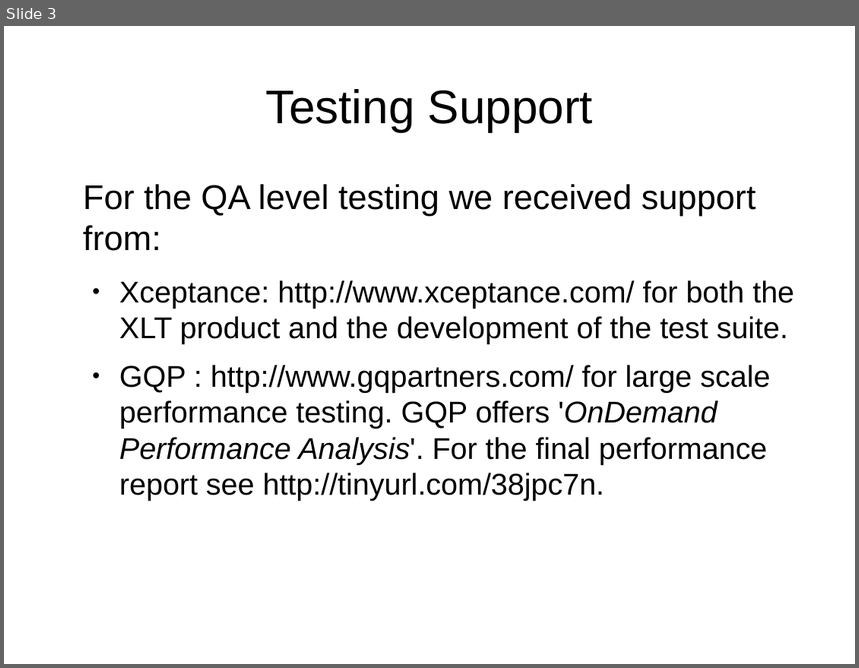
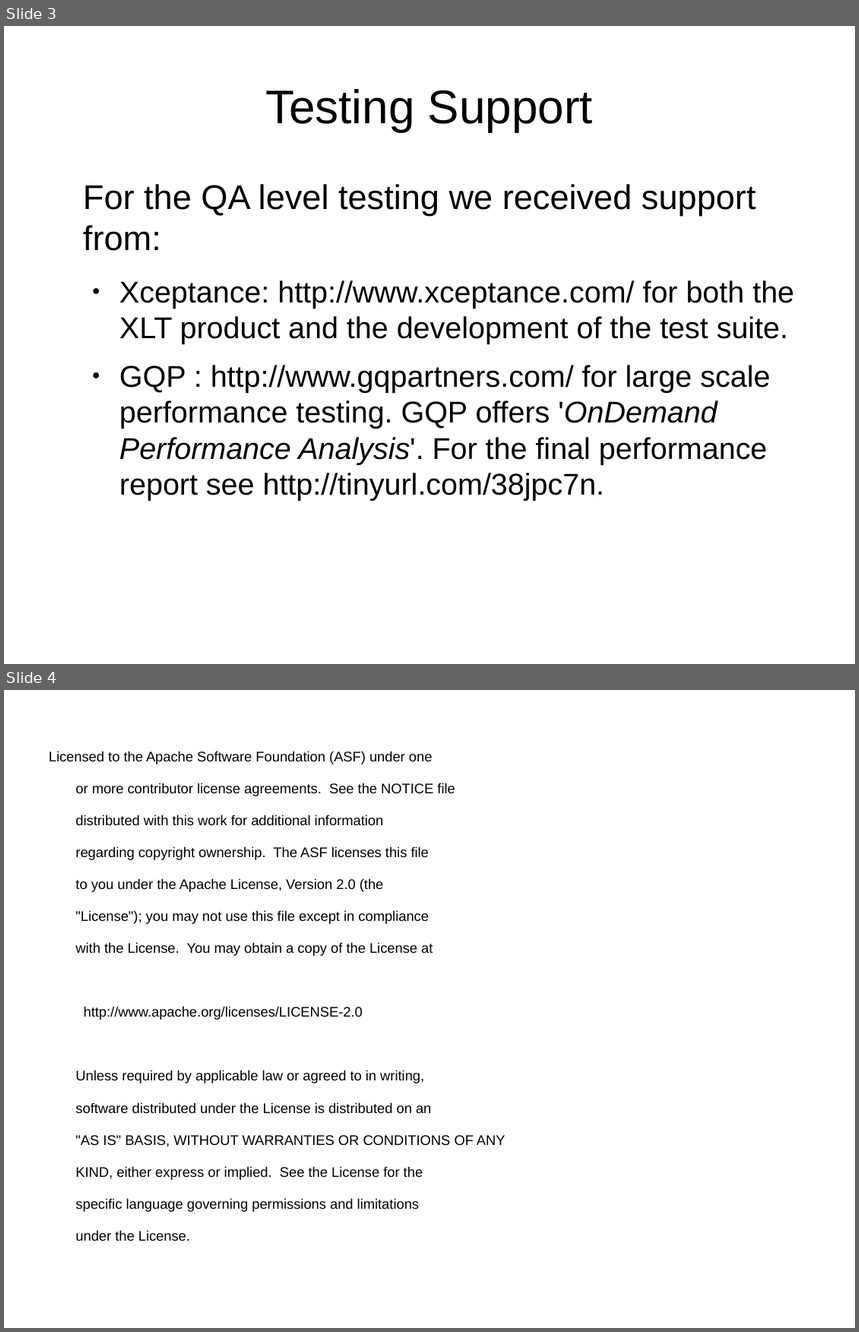
Before and after one commit to apache/juddi, a slide deck: qa/QATestingProcess.odp. Shown one above the other, each under a label of ours: slide 3 before the commit, slides 3 and 4 after it. The pictures are 859x668 and 859x1332 pixels, drawn with LibreOffice and Linux fonts; fonts in the diff are those of the drawing. Boxes give left, top, right and bottom in pixels: in the first picture for what was removed or moved away, otherwise in the second. Text is boxed around its words. In the diff, an @@ line names an element or a change of style, - is before the commit and + after.

Commit message:
JUDDI-502 adding license

```diff
--- a/qa/QATestingProcess.odp
+++ b/qa/QATestingProcess.odp
@@ slide 4 added at box(4, 690, 855, 1328), background #FFFFFF @@
@@ text added at box(49, 751, 506, 1241), 13 pt, text #000000 @@
+Licensed to the Apache Software Foundation (ASF) under one
+or more contributor license agreements. See the NOTICE file
+distributed with this work for additional information
+regarding copyright ownership. The ASF licenses this file
+to you under the Apache License, Version 2.0 (the
+"License"); you may not use this file except in compliance
+with the License. You may obtain a copy of the License at
+http://www.apache.org/licenses/LICENSE-2.0
+Unless required by applicable law or agreed to in writing,
+software distributed under the License is distributed on an
+"AS IS" BASIS, WITHOUT WARRANTIES OR CONDITIONS OF ANY
+KIND, either express or implied. See the License for the
+specific language governing permissions and limitations
+under the License.
```
Also in this commit, not shown: 3 other files.
